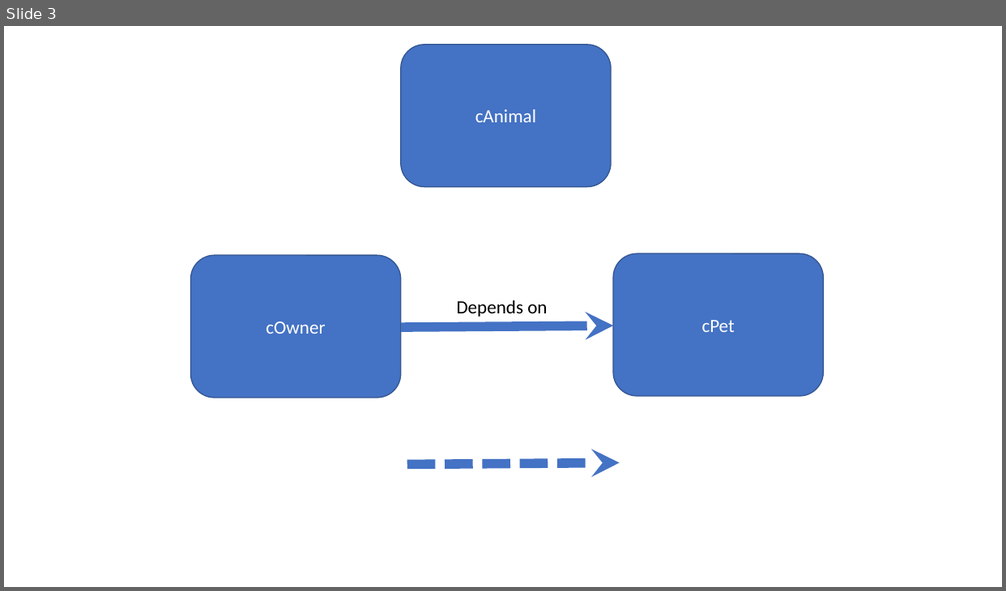
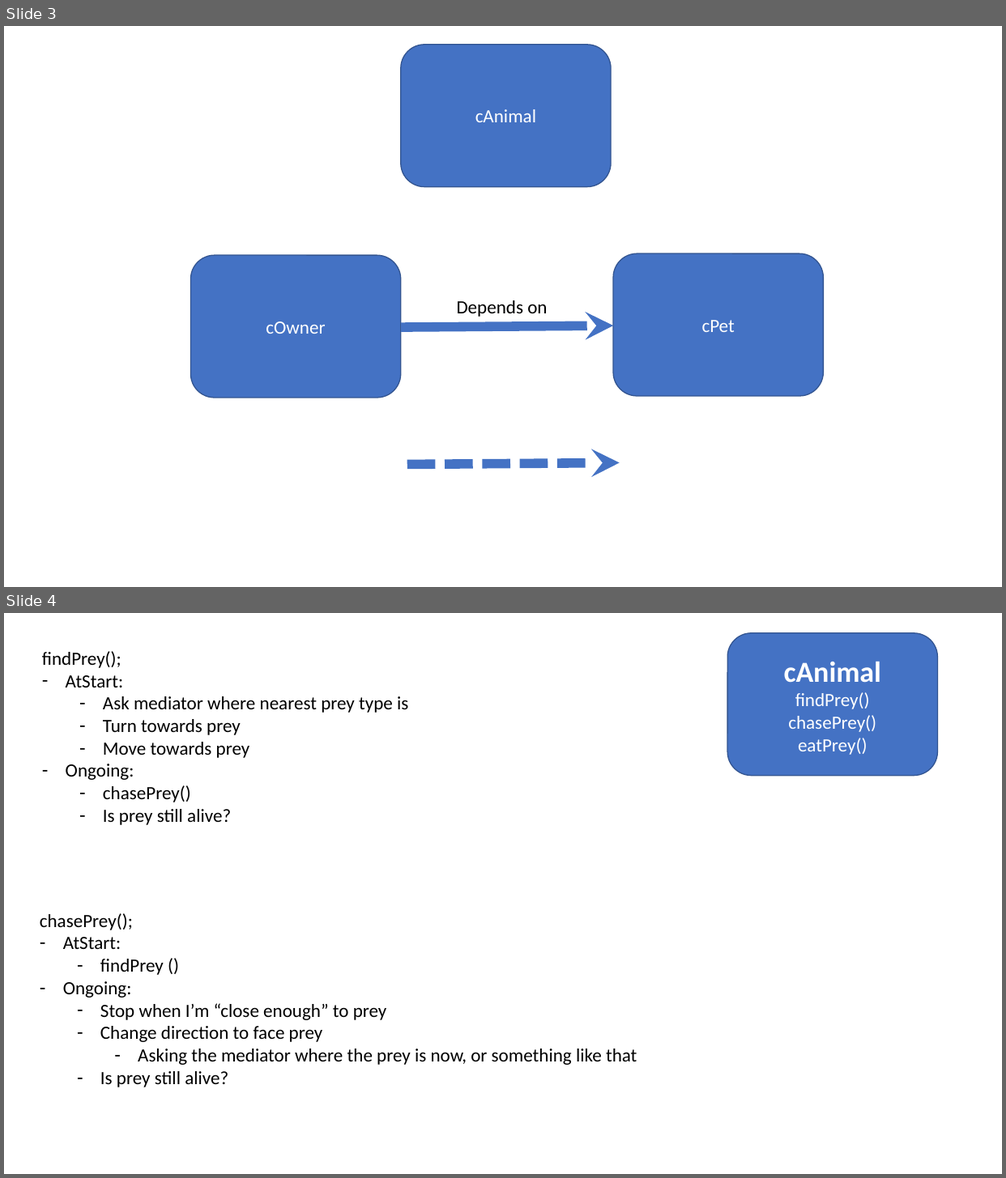
Before and after one commit to FeeneyCodes/GDP202223, a slide deck: INFO6044/D2D/W_04_to_08_Patterns_1/Abstract_Factory, Manager, Mediator, Command.pptx. Shown one above the other, each under a label of ours: slide 3 before the commit, slides 3 and 4 after it. The pictures are 1006x591 and 1006x1178 pixels, drawn with LibreOffice and Linux fonts; fonts in the diff are those of the drawing. Boxes give left, top, right and bottom in pixels: in the first picture for what was removed or moved away, otherwise in the second. Text is boxed around its words. In the diff, an @@ line names an element or a change of style, - is before the commit and + after.

Commit message:
Starting code for the command, command groups, and command schedler

```diff
--- a/INFO6044/D2D/W_04_to_08_Patterns_1/Abstract_Factory, Manager, Mediator, Command.pptx
+++ b/INFO6044/D2D/W_04_to_08_Patterns_1/Abstract_Factory, Manager, Mediator, Command.pptx
@@ slide 4 added at [4,613,1002,1174], background #FFFFFF @@
@@ rounded rectangle added at [728,633,938,776], fill #4472C4, outline #325491 1 pt, 18 pt, text #FFFFFF @@
+cAnimal
+findPrey()
+chasePrey()
+eatPrey()
@@ text added at [42,651,408,825], 18 pt, text #000000 @@
+findPrey();
+– AtStart:
+  – Ask mediator where nearest prey type is
+  – Turn towards prey
+  – Move towards prey
+– Ongoing:
+  – chasePrey()
+  – Is prey still alive?
@@ text added at [40,914,637,1088], 18 pt, text #000000 @@
+chasePrey();
+– AtStart:
+  – findPrey ()
+– Ongoing:
+  – Stop when I’m “close enough” to prey
+  – Change direction to face prey
+    – Asking the mediator where the prey is now, or something like that
+  – Is prey still alive?
```
Also in this commit, not shown: 3 other slides added, 13 other files.
